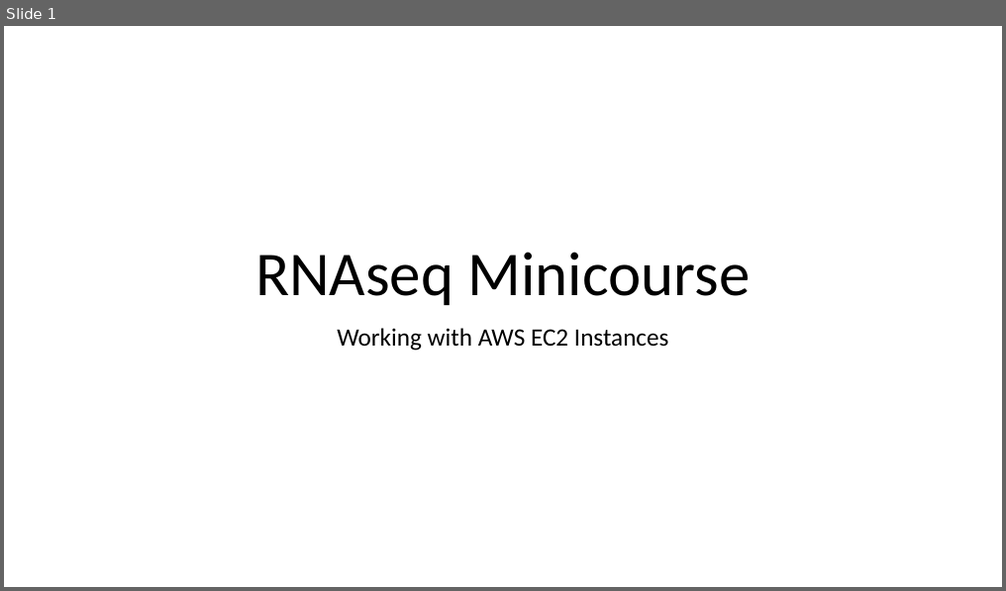
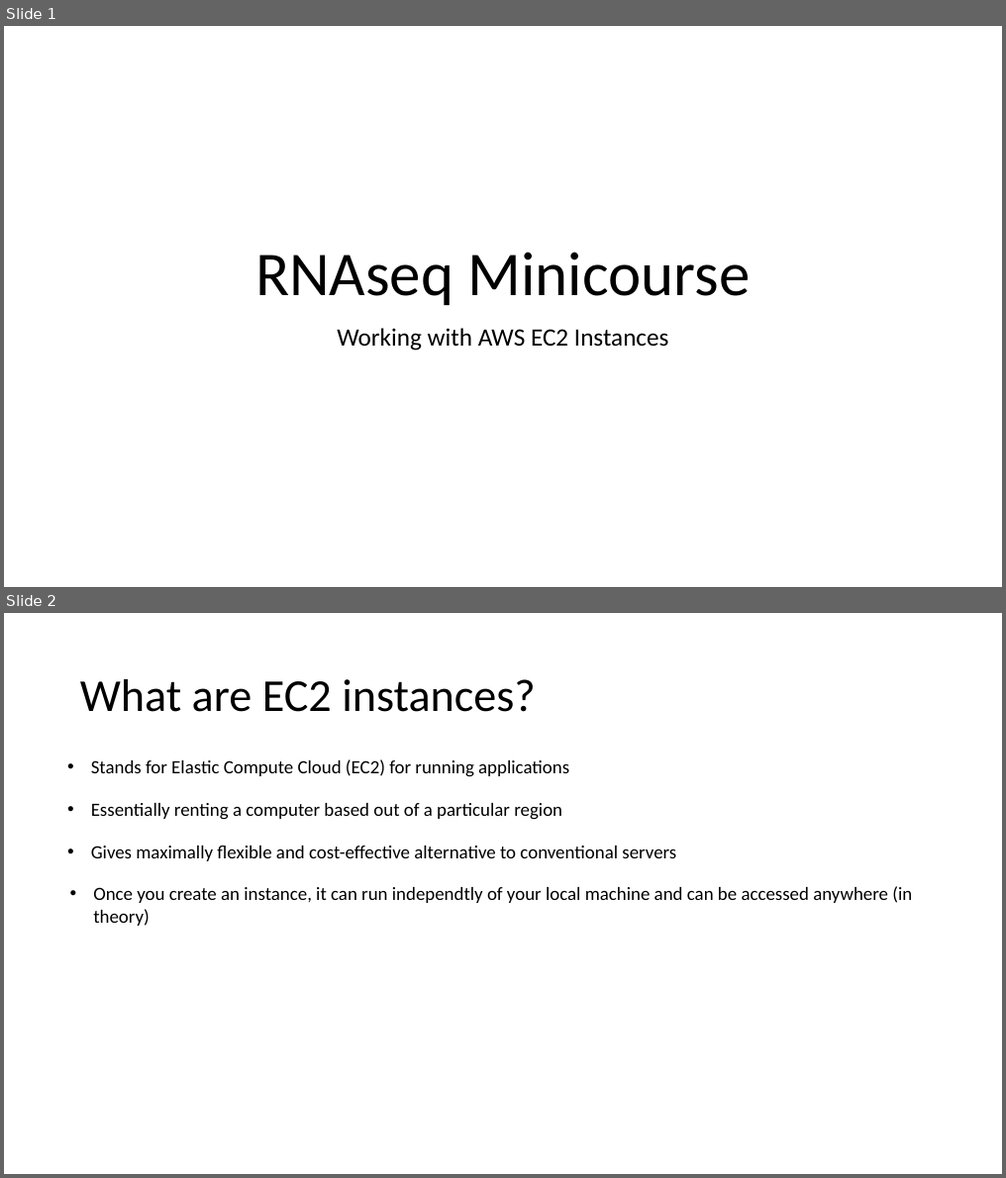
Before and after one commit to tpaape/RNAseq_Miniworkshop, a slide deck: Presentations/Working with AWS EC2 Instances.pptx. Shown one above the other, each under a label of ours: slide 1 before the commit, slides 1 and 2 after it. The pictures are 1006x591 and 1006x1178 pixels, drawn with LibreOffice and Linux fonts; fonts in the diff are those of the drawing. Boxes give left, top, right and bottom in pixels: in the first picture for what was removed or moved away, otherwise in the second. Text is boxed around its words. In the diff, an @@ line names an element or a change of style, - is before the commit and + after.

```diff
--- a/Presentations/Working with AWS EC2 Instances.pptx
+++ b/Presentations/Working with AWS EC2 Instances.pptx
@@ slide 2 added at <box>4,613,1002,1174</box>, background #FFFFFF @@
@@ title added at <box>80,679,536,712</box>, 44 pt, text #000000 @@
+What are EC2 instances?
@@ text added at <box>91,760,569,777</box>, 18 pt, text #000000 @@
+• Stands for Elastic Compute Cloud (EC2) for running applications
@@ text added at <box>91,803,562,820</box>, 18 pt, text #000000 @@
+• Essentially renting a computer based out of a particular region
@@ text added at <box>91,846,676,861</box>, 18 pt, text #000000 @@
+• Gives maximally flexible and cost-effective alternative to conventional servers
@@ text added at <box>93,886,912,926</box>, 18 pt, text #000000 @@
+• Once you create an instance, it can run independtly of your local machine and can be accessed anywhere (in theory)
```
Also in this commit, not shown: 3 other slides added, 1 slide removed, 6 other files.
